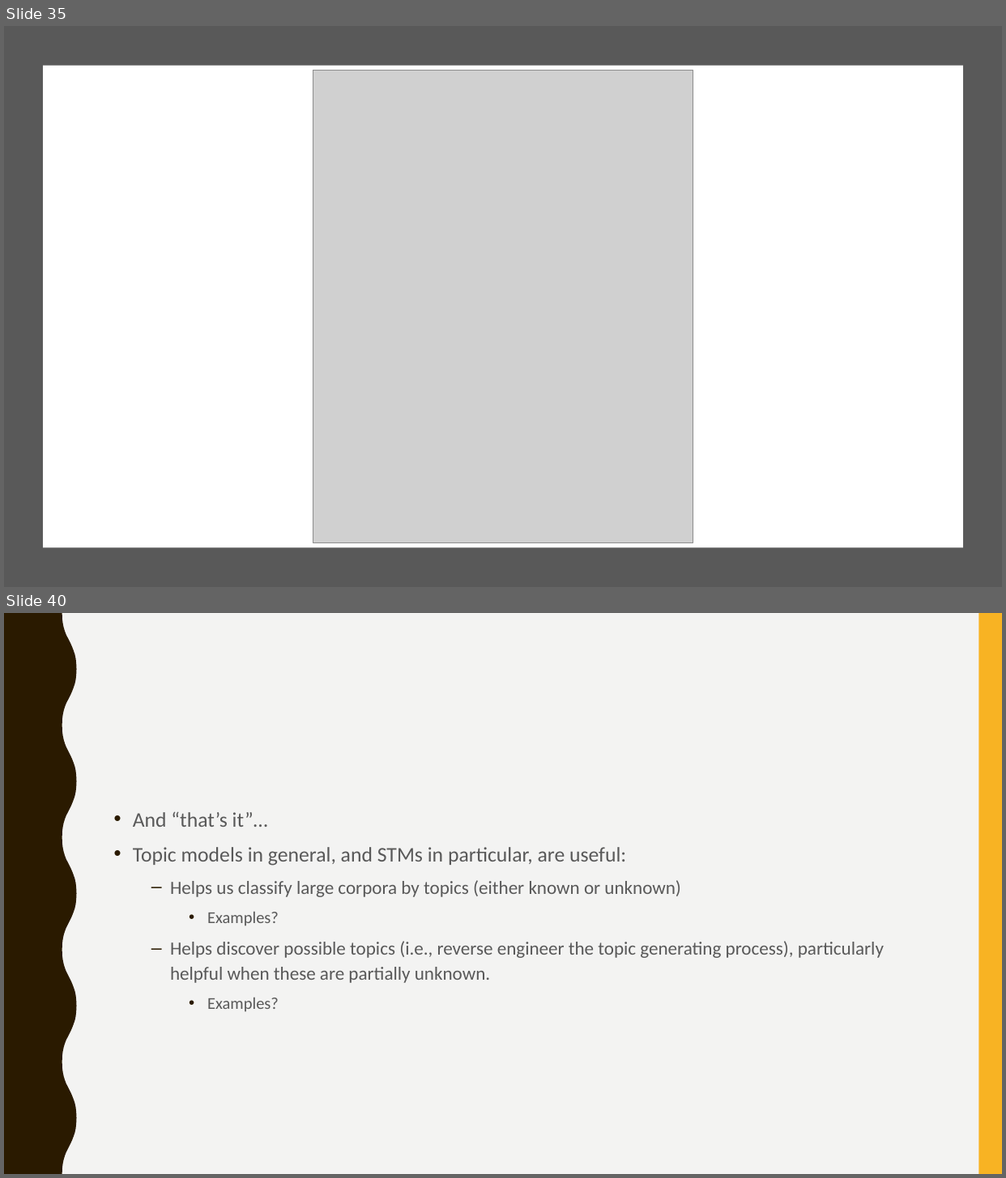
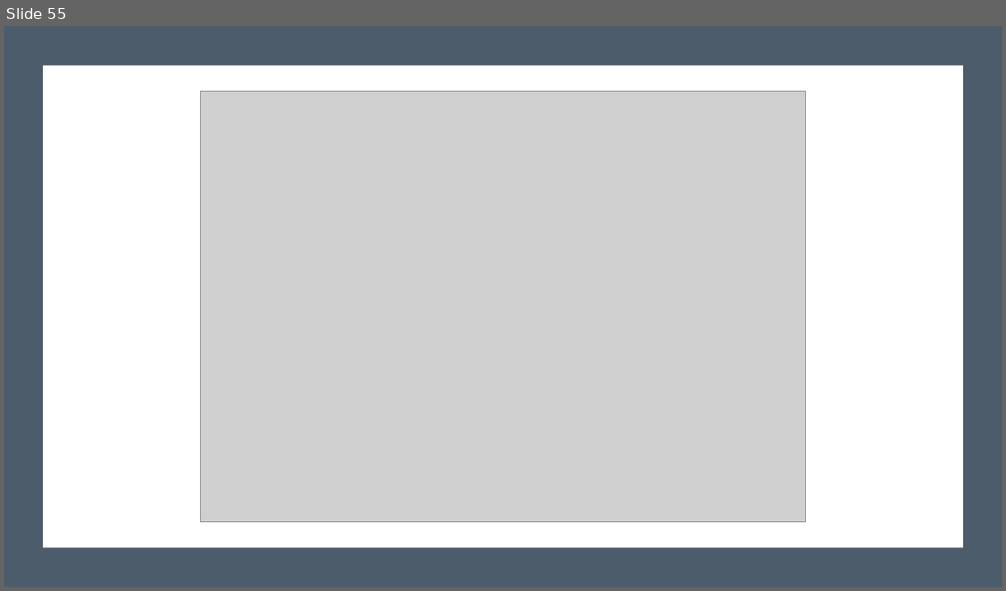
Before and after one commit to svallejovera/cta_updated, a slide deck: slides/7 A Primer on Supervised Learning.pptx. Shown one above the other, each under a label of ours: slides 35 and 40 before the commit, slide 55 after it; the slides between them are not shown. The pictures are 1006x1178 and 1006x591 pixels, drawn with LibreOffice and Linux fonts; fonts in the diff are those of the drawing; grey boxes stand for pictures. Boxes give left, top, right and bottom in pixels: in the first picture for what was removed or moved away, otherwise in the second. Text is boxed around its words. In the diff, an @@ line names an element or a change of style, - is before the commit and + after.

```diff
--- a/slides/7 A Primer on Supervised Learning.pptx
+++ b/slides/7 A Primer on Supervised Learning.pptx
@@ slide 40 removed at [4,613,1002,1174], background #F3F3F2; not listed: 2 template elements that a slide beside it also shows @@
@@ text removed at [133,811,884,1012] @@
-• And “that’s it”…
-• Topic models in general, and STMs in particular, are useful:
-  – Helps us classify large corpora by topics (either known or unknown)
-    • Examples?
-  – Helps discover possible topics (i.e., reverse engineer the topic generating process), particularly helpful when these are partially unknown.
-    • Examples?
@@ what was slide 35 is now slide 55 @@
@@ slide 55 changed as well @@
@@ rectangle at [4,26,1002,587]: fill #595959 to #4C5C6A @@
@@ picture: place and size @@
-picture at [313,71,692,544]
+picture at [201,91,806,523]
```
Also in this commit, not shown: 7 other slides changed, 36 slides added, 18 other slides removed, 34 other files.
